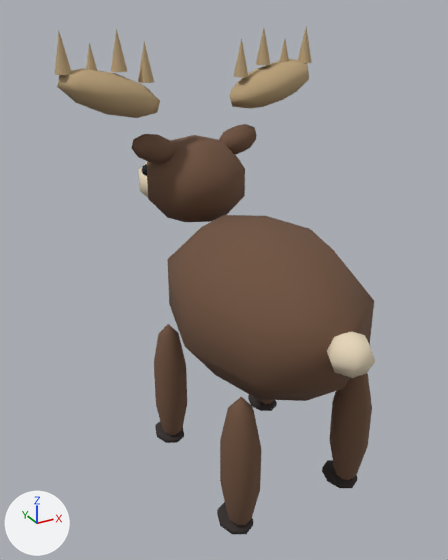
A saved change to the glTF model public/models/moose-low.glb.
The view is the same before and after, from a camera (50 mm lens) standing at (-2.4, -3.79, 3.78) and looking at (-0.1, 0.39, 1.69). Lighting does not change. The marker at lower left points along +X, +Y and +Z. The picture after the commit comes second. Both versions are drawn at frame 6 of the action 'walk'; the numbers are the values there.

Script lines for the objects in view, before the commit:
```python
me_mesh_2 = bpy.data.meshes.new('Mesh_2')
me_mesh_2.from_pydata(...)  # 82 vertices, 136 faces; spans x -0.924..-0.086, y -0.238..0.238, z 0.23..0.905
me_mesh_2.materials.append(mat_antler)  # beige #b9a078
ob_legbl = bpy.data.objects.new('LegBL', None)
ob_legbl.parent = ob_visual
ob_legbl.location = (-0.518, -0.626, 1.2)
ob_legbr = bpy.data.objects.new('LegBR', None)
ob_legbr.parent = ob_visual
ob_legbr.location = (0.518, -0.626, 1.2)
ob_legfl = bpy.data.objects.new('LegFL', None)
ob_legfl.parent = ob_visual
ob_legfl.location = (-0.518, 0.626, 1.2)
ob_legfr = bpy.data.objects.new('LegFR', None)
ob_legfr.parent = ob_visual
ob_legfr.location = (0.518, 0.626, 1.2)
ob_palm_1 = bpy.data.objects.new('Palm-1', me_mesh_2)
ob_palm_1.parent = ob_antler_1
ob_palm_1.location = (0.0, 0.0, 0.0)
# also in view: 'Skull' at (0.0, 1.1, 2.41); 'Tail' at (0.0, -1.12, 1.73); 'LegBLLimb' at (-0.52, -0.63, 0.67); 'LegBRLimb' at (0.52, -0.63, 0.67); 'LegFLLimb' at (-0.52, 0.63, 0.67)
```
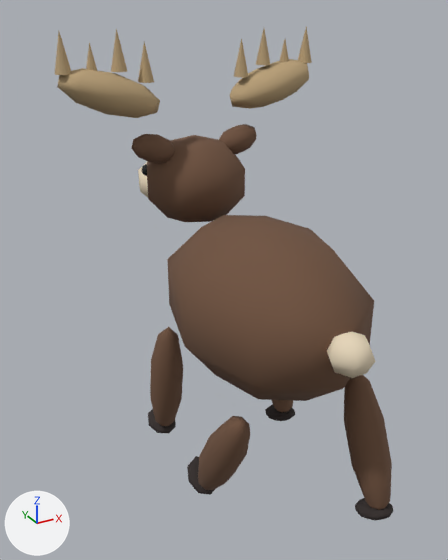
ob_legfl is not drawn itself; it is the parent of ob_legfllimb, ob_legflfoot.
ob_legbl is not drawn itself; it is the parent of ob_legbllimb, ob_legblfoot.
ob_legfr is not drawn itself; it is the parent of ob_legfrlimb, ob_legfrfoot.
ob_legbr is not drawn itself; it is the parent of ob_legbrlimb, ob_legbrfoot.

Edits to the scene script, one JSON object a line:
```json
{"op": "set", "path": "ob_legfl.location", "old": "(-0.518, 0.626, 1.2)", "new": "(-0.518, 0.632, 1.175)"}
{"op": "set", "path": "ob_legfl.rotation_euler", "old": "(0.0, 0.0, 0.0)", "new": "(0.168, 0.0, 0.0)", "note": "degrees (0, 0, 0) -> degrees (9.6, 0, 0)"}
{"op": "set", "path": "ob_legbl.location", "old": "(-0.518, -0.626, 1.2)", "new": "(-0.518, -0.609, 1.017)"}
{"op": "set", "path": "ob_legbl.rotation_euler", "old": "(0.0, 0.0, 0.0)", "new": "(0.52, 0.0, 0.0)", "note": "degrees (0, 0, 0) -> degrees (30, 0, 0)"}
{"op": "set", "path": "ob_legfr.location", "old": "(0.518, 0.626, 1.2)", "new": "(0.518, 0.616, 1.234)"}
{"op": "set", "path": "ob_legfr.rotation_euler", "old": "(0.0, 0.0, 0.0)", "new": "(-0.288, 0.0, 0.0)", "note": "degrees (0, 0, 0) -> degrees (-17, 0, 0)"}
{"op": "set", "path": "ob_legbr.location", "old": "(0.518, -0.626, 1.2)", "new": "(0.518, -0.64, 1.128)"}
{"op": "set", "path": "ob_legbr.rotation_euler", "old": "(0.0, 0.0, 0.0)", "new": "(-0.392, 0.0, 0.0)", "note": "degrees (0, 0, 0) -> degrees (-22, 0, 0)"}
```

Changed parts and their boxes (x1, y1, x2, y2) in the pictures (448 x 560 px):
```json
{"object": "LegBRLimb", "change": "moved, turned", "before": [329, 373, 372, 480], "after": [344, 375, 392, 510]}
{"object": "LegBLLimb", "change": "moved, turned", "before": [220, 397, 261, 525], "after": [198, 416, 250, 490]}
{"object": "LegFLLimb", "change": "moved, turned", "before": [154, 324, 187, 435], "after": [150, 327, 183, 426]}
{"object": "LegBRFoot", "change": "moved, turned", "before": [322, 460, 357, 488], "after": [355, 498, 393, 521]}
{"object": "LegBLFoot", "change": "moved, turned", "before": [217, 502, 253, 534], "after": [187, 456, 214, 495]}
{"object": "LegFLFoot", "change": "moved, turned", "before": [155, 421, 184, 443], "after": [148, 409, 176, 433]}
{"object": "LegFRFoot", "change": "moved, turned", "before": [248, 394, 277, 411], "after": [265, 404, 295, 421]}
{"object": "LegFRLimb", "change": "moved, turned", "before": [258, 399, 273, 404], "after": [272, 400, 293, 412], "on screen": "mostly hidden"}
```
